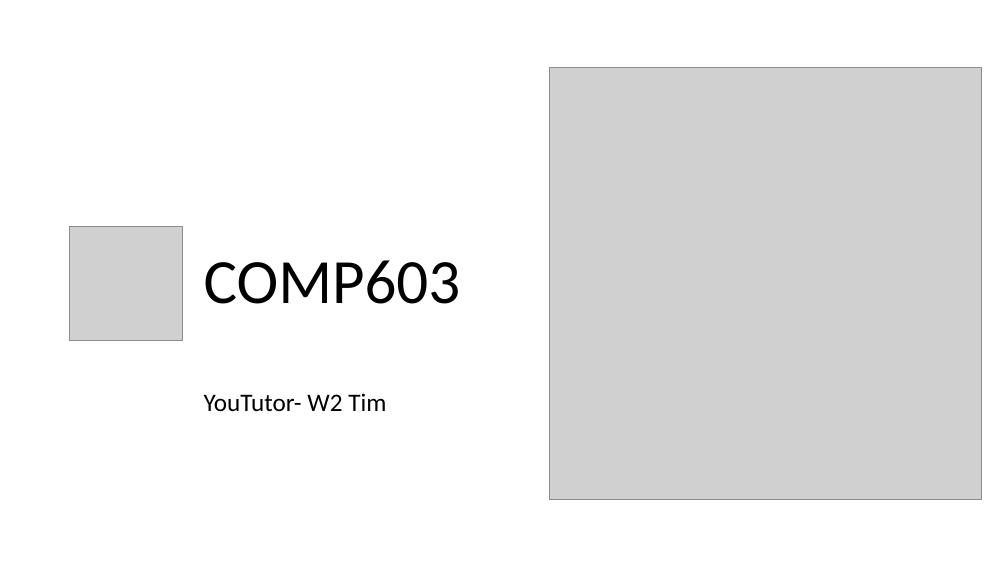
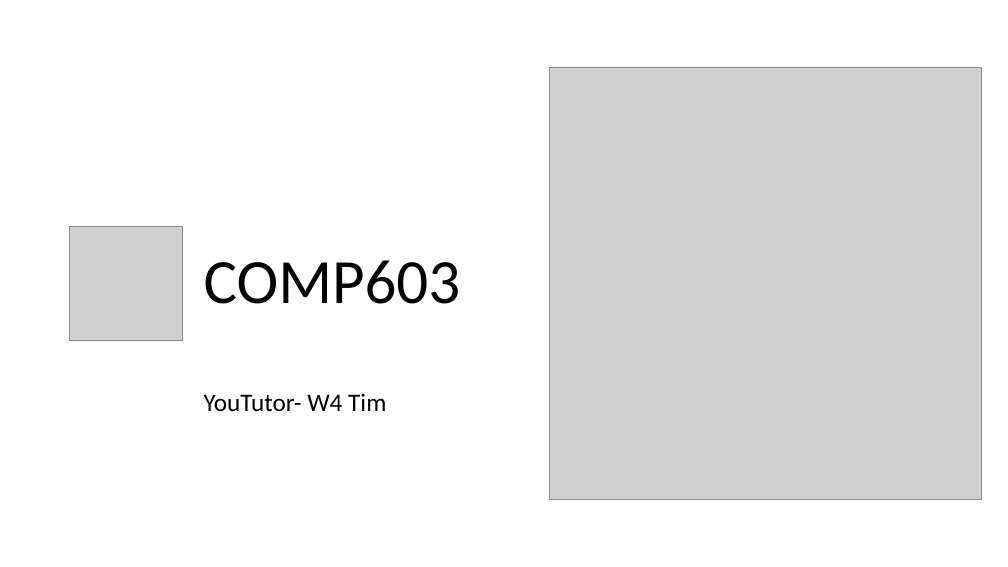
Before and after one commit to HicirTech/yoututor-comp603, a slide deck: slide 1 of w4.pptx. Drawn at 1008x567 pixels with LibreOffice and Linux fonts; fonts in the diff are those of the drawing; grey boxes stand for pictures. Boxes give left, top, right and bottom in pixels: in the first picture for what was removed or moved away, otherwise in the second. Text is boxed around its words. In the diff, an @@ line names an element or a change of style, - is before the commit and + after.

```diff
--- a/w4.pptx
+++ b/w4.pptx
@@ subtitle at (204,393,386,412): text changed @@
-YouTutor- W2 Tim
+YouTutor- W4 Tim
```
Also in this commit, not shown: 25 other files.
